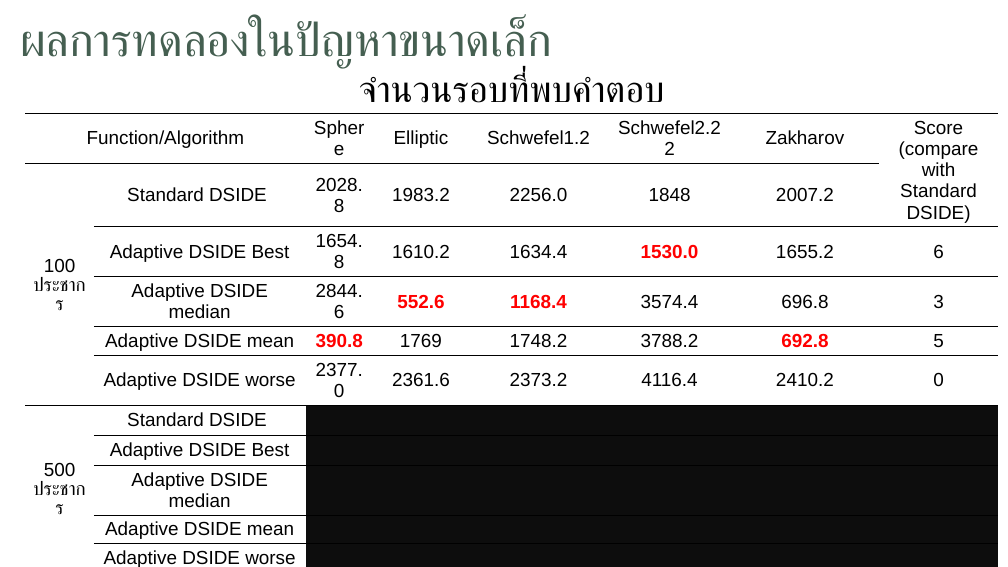
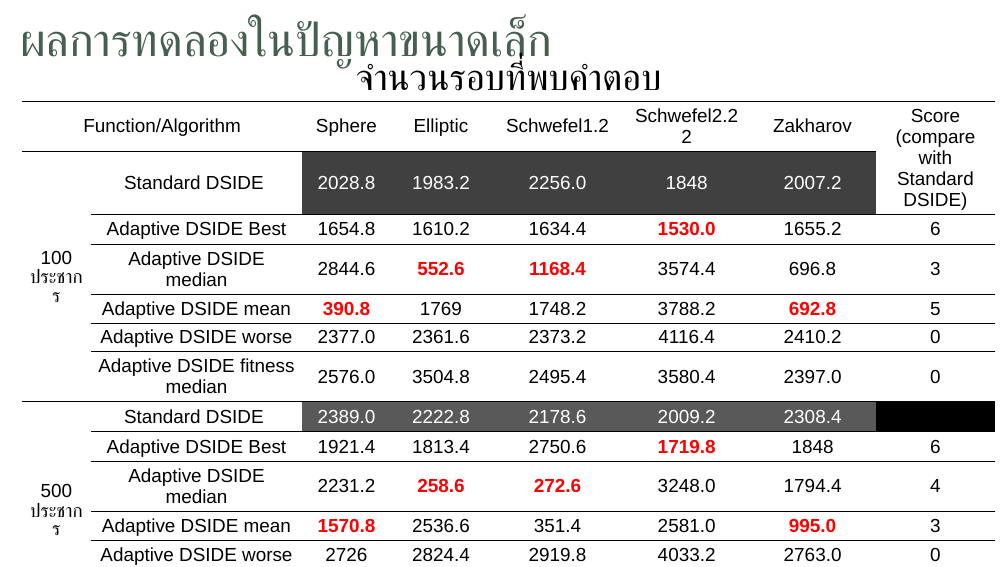
Before and after one commit to JhonSPattan/Algorithm, a slide deck: slide 13 of Adptive_DSIDE.pptx. Drawn at 1008x567 pixels with LibreOffice and Linux fonts; fonts in the diff are those of the drawing; background and template pictures are left out. Boxes give left, top, right and bottom in pixels: in the first picture for what was removed or moved away, otherwise in the second. Text is boxed around its words. In the diff, an @@ line names an element or a change of style, - is before the commit and + after.

```diff
--- a/Adptive_DSIDE.pptx
+++ b/Adptive_DSIDE.pptx
@@ table at <box>22,57,996,567</box> @@
-row 8: 500 ประชากร | Standard DSIDE |  |  |  |  |  | 
-row 9:  | Adaptive DSIDE Best |  |  |  |  |  | 
-row 10:  | Adaptive DSIDE median |  |  |  |  |  | 
-row 11:  | Adaptive DSIDE mean |  |  |  |  |  | 
-row 12:  | Adaptive DSIDE worse |  |  |  |  |  | 
+row 8:  | Adaptive DSIDE fitness median | 2576.0 | 3504.8 | 2495.4 | 3580.4 | 2397.0 | 0
+row 9: 500 ประชากร | Standard DSIDE | 2389.0 | 2222.8 | 2178.6 | 2009.2 | 2308.4 | 
+row 10:  | Adaptive DSIDE Best | 1921.4 | 1813.4 | 2750.6 | 1719.8 | 1848 | 6
+row 11:  | Adaptive DSIDE median | 2231.2 | 258.6 | 272.6 | 3248.0 | 1794.4 | 4
+row 12:  | Adaptive DSIDE mean | 1570.8 | 2536.6 | 351.4 | 2581.0 | 995.0 | 3
+row 13:  | Adaptive DSIDE worse | 2726 | 2824.4 | 2919.8 | 4033.2 | 2763.0 | 0
+row 14:  | Adaptive DSIDE fitness median | 2678.4 | 4152.4 | 3726.0 | 2938.0 | 3136.4 | 0
@@ table: place and size @@
-table at <box>25,69,998,567</box>
+table at <box>22,57,996,567</box>
```
Also in this commit, not shown: 4 other slides changed, 5 slides added, 1 slide removed.
